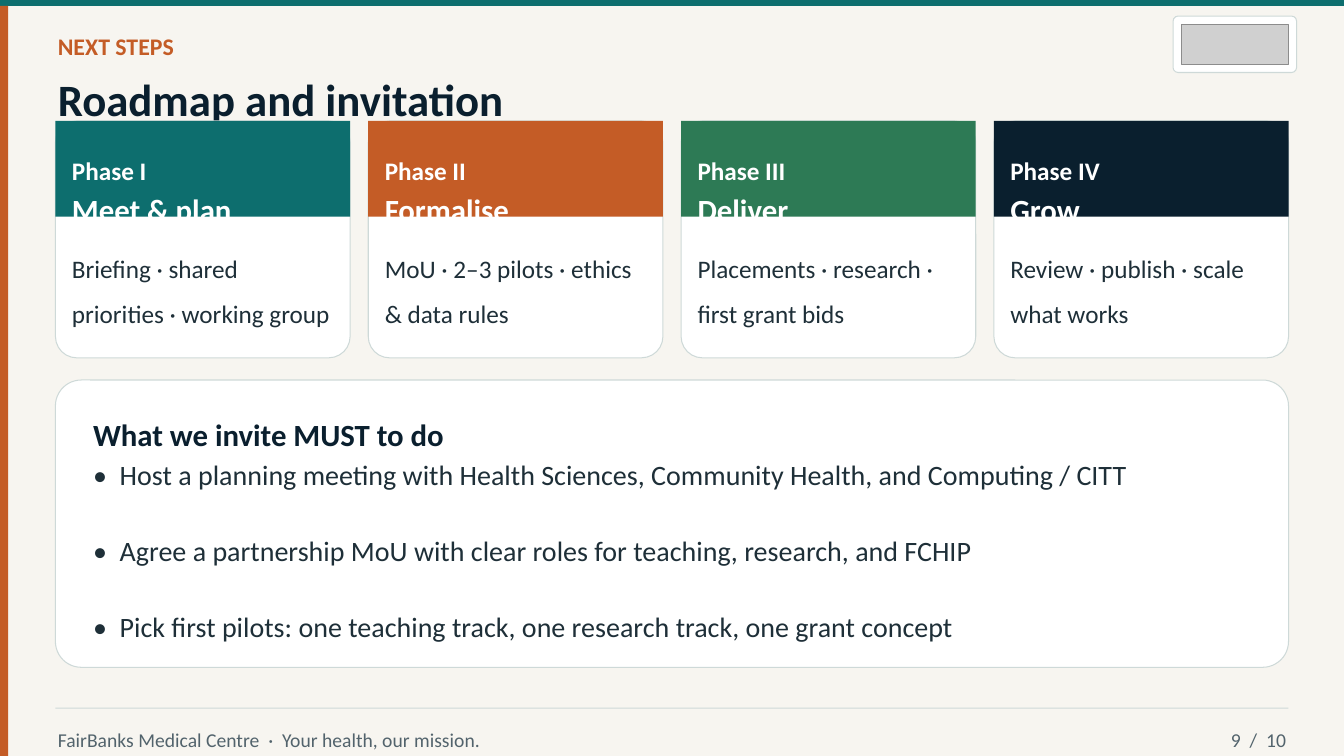
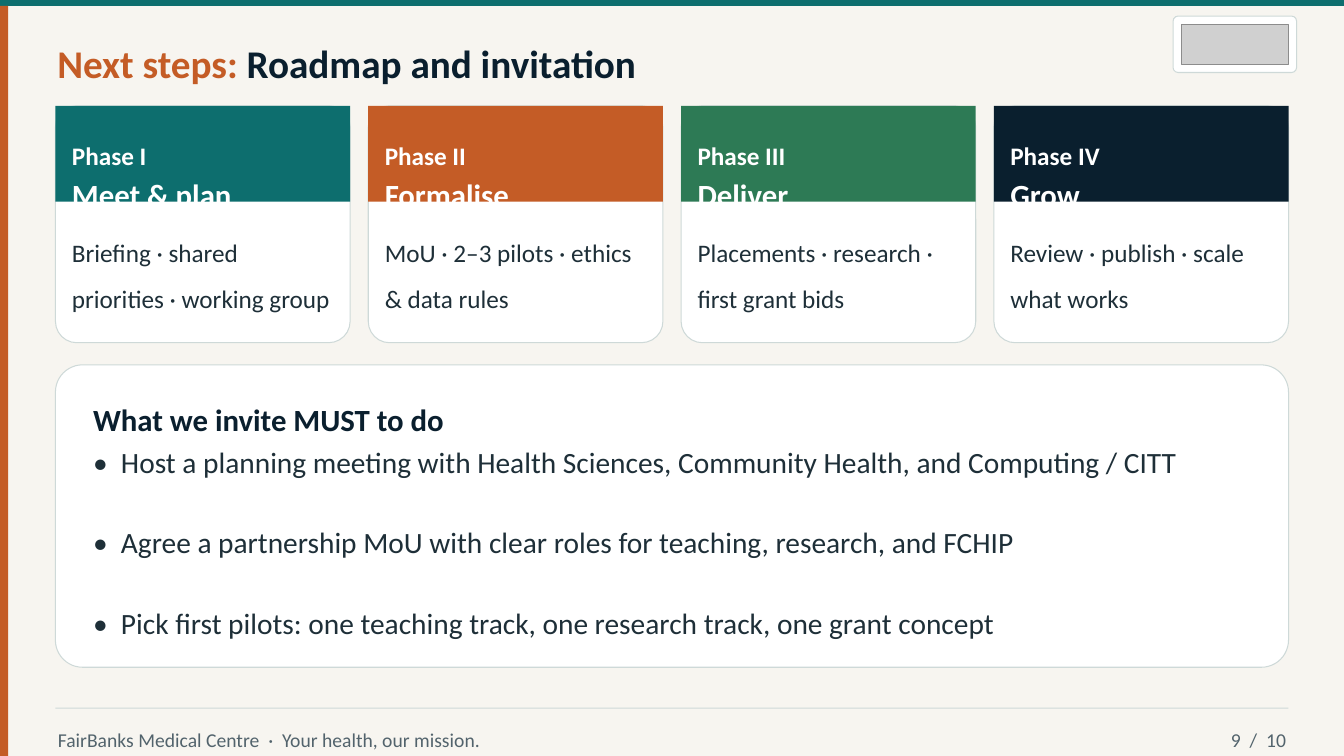
Before and after one commit to WASSWA2624/fairbanks, a slide deck: slide 9 of pitch-presentations/documents/must_ppt.pptx. Drawn at 1344x756 pixels with LibreOffice and Linux fonts; fonts in the diff are those of the drawing; grey boxes stand for pictures. Boxes give left, top, right and bottom in pixels: in the first picture for what was removed or moved away, otherwise in the second. Text is boxed around its words. In the diff, an @@ line names an element or a change of style, - is before the commit and + after.

Commit message:
Refine PowerPoint presentation generation script for MUST partnership pitch. Adjusted header dimensions and improved text formatting for kicker and title handling. Enhanced layout for better readability and visual appeal in the generated slides.

```diff
--- a/pitch-presentations/documents/must_ppt.pptx
+++ b/pitch-presentations/documents/must_ppt.pptx
@@ text "Next steps: Roadmap and invitation" at (x1=57, y1=50, x2=636, y2=84): vertical alignment top to middle @@
@@ text at (x1=57, y1=50, x2=636, y2=84): text changed; size 32 to 28 pt @@
-Roadmap and invitation
+Next steps: Roadmap and invitation
@@ text removed at (x1=58, y1=39, x2=173, y2=55) @@
-NEXT STEPS
@@ 13 texts, 4 rounded rectangles, 4 rectangles moved together from (x1=55, y1=121, x2=1289, y2=447) to (x1=55, y1=106, x2=1289, y2=432) @@
@@ rounded rectangle resized from (x1=55, y1=380, x2=1289, y2=667) to (x1=55, y1=365, x2=1289, y2=667) @@
@@ text "• Host a planning meeting ..." moved from (x1=120, y1=465, x2=1127, y2=642) to (x1=121, y1=452, x2=1176, y2=639) @@
@@ text "• Host a planning meeting ..." at (x1=121, y1=452, x2=1176, y2=639): size 20 to 21 pt; more space between paragraphs @@
```
Also in this commit, not shown: 7 other slides changed, 1 other file.
